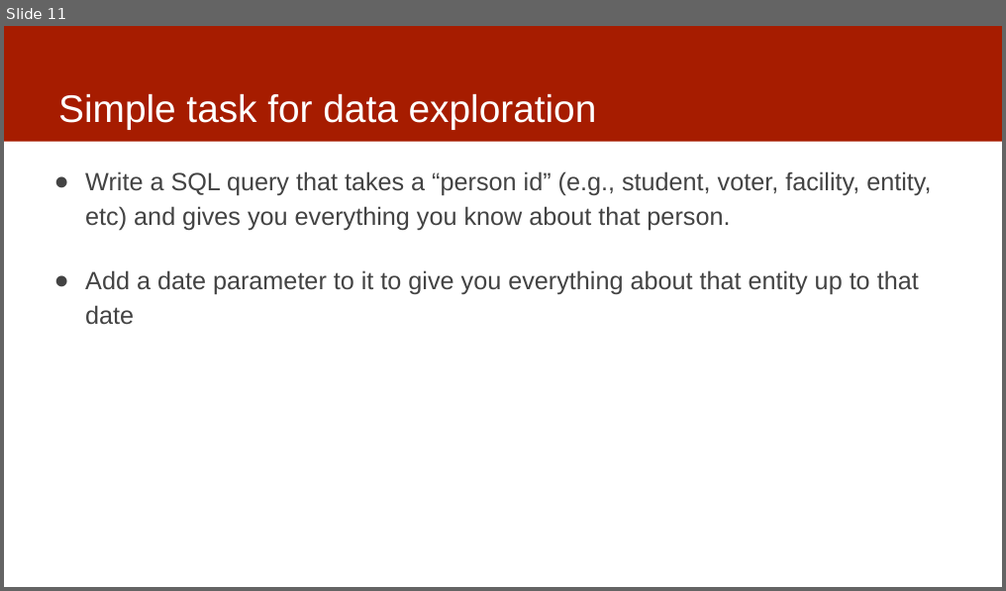
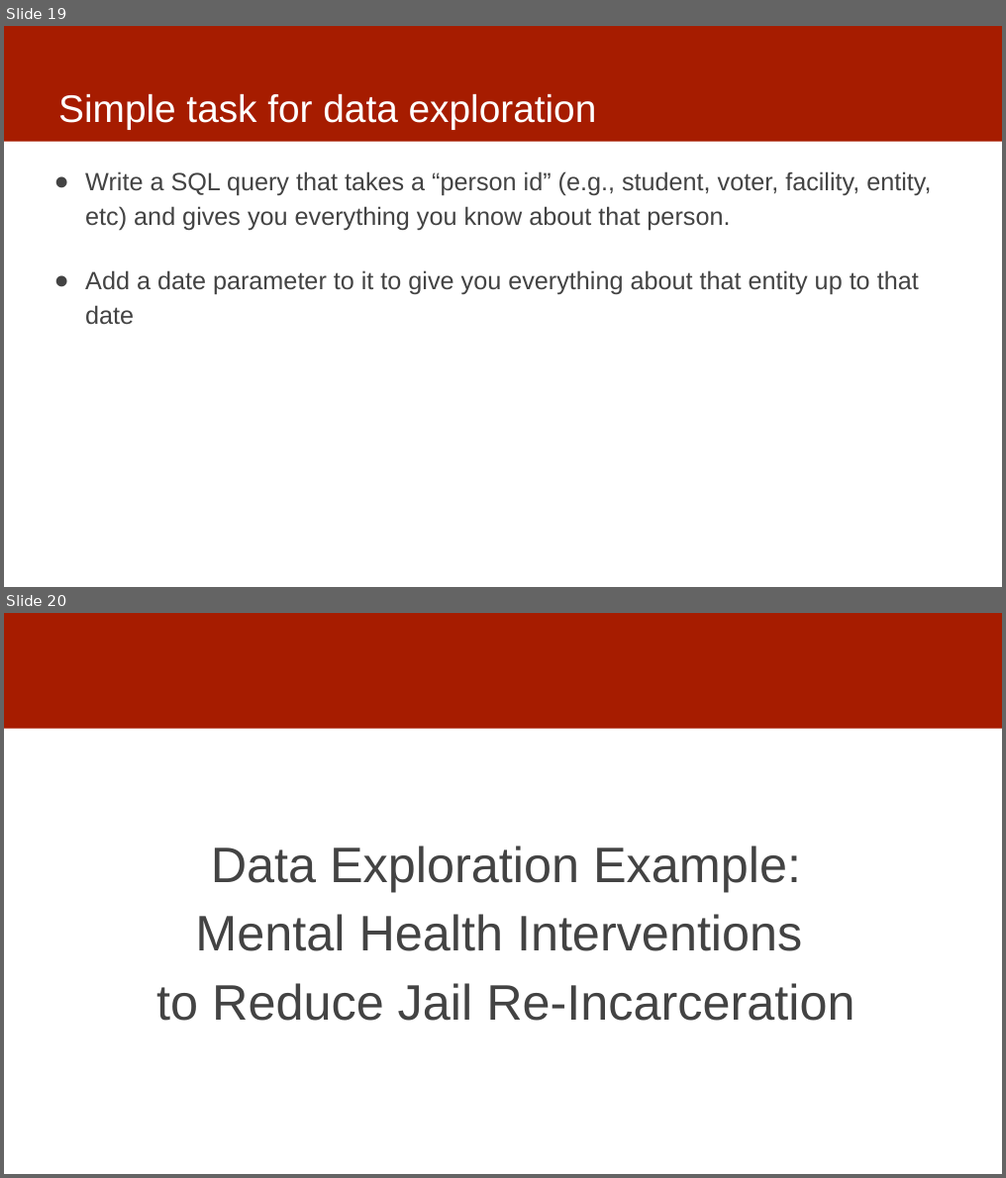
Before and after one commit to dssg/mlforpublicpolicylab, a slide deck: 03 - Data Exploration, Analytical Formulation, and Baselines/data-exploration.pptx. Shown one above the other, each under a label of ours: slide 11 before the commit, slides 19 and 20 after it. The pictures are 1006x591 and 1006x1178 pixels, drawn with LibreOffice and Linux fonts; fonts in the diff are those of the drawing. Boxes give left, top, right and bottom in pixels: in the first picture for what was removed or moved away, otherwise in the second. Text is boxed around its words. In the diff, an @@ line names an element or a change of style, - is before the commit and + after.

Commit message:
data exploration slides updates

```diff
--- a/03 - Data Exploration, Analytical Formulation, and Baselines/data-exploration.pptx
+++ b/03 - Data Exploration, Analytical Formulation, and Baselines/data-exploration.pptx
@@ slide 20 added at <box>4,613,1002,1174</box>, background #FFFFFF; not listed: 1 template element that a slide beside it also shows @@
@@ text added at <box>156,846,854,1021</box>, 48 pt, text #434343 @@
+Data Exploration Example:
+Mental Health Interventions
+to Reduce Jail Re-Incarceration
@@ what was slide 11 is now slide 19 @@
```
Also in this commit, not shown: 5 slides changed, 4 other slides added.
